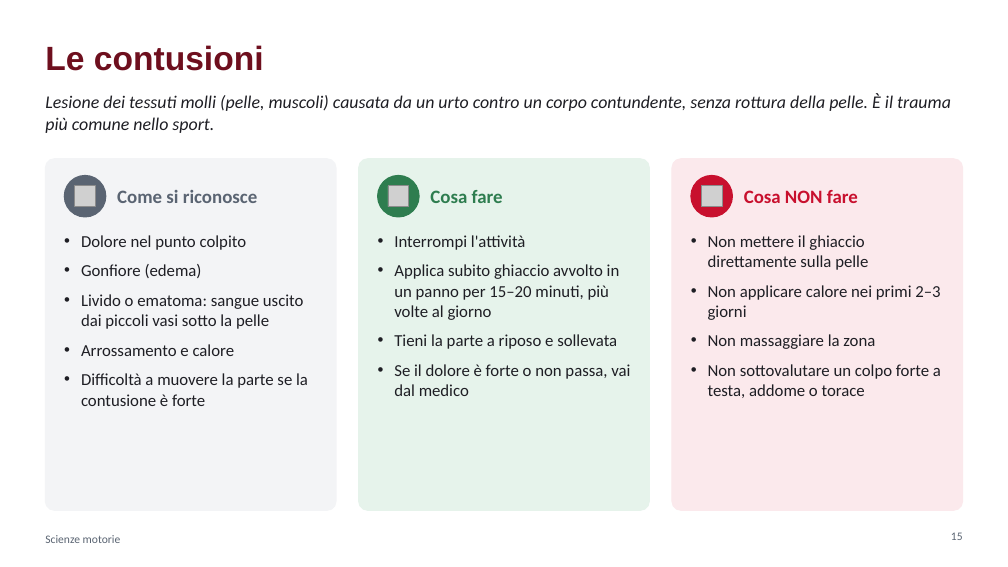
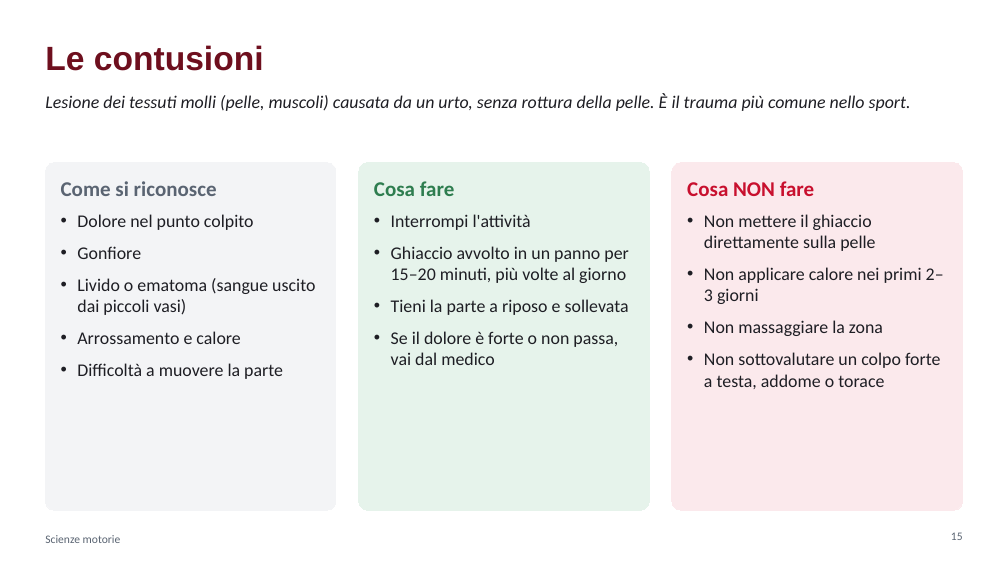
Before and after one commit to krazerrino/ginnastica, a slide deck: slide 15 of Cuore_respiro_e_primo_soccorso.pptx. Drawn at 1008x567 pixels with LibreOffice and Linux fonts; fonts in the diff are those of the drawing; grey boxes stand for pictures. Boxes give left, top, right and bottom in pixels: in the first picture for what was removed or moved away, otherwise in the second. Text is boxed around its words. In the diff, an @@ line names an element or a change of style, - is before the commit and + after.

```diff
--- a/Cuore_respiro_e_primo_soccorso.pptx
+++ b/Cuore_respiro_e_primo_soccorso.pptx
@@ text at (45, 94, 911, 111): text changed @@
-Lesione dei tessuti molli (pelle, muscoli) causata da un urto contro un corpo contundente, senza rottura della pelle. È il trauma più comune nello sport.
+Lesione dei tessuti molli (pelle, muscoli) causata da un urto, senza rottura della pelle. È il trauma più comune nello sport.
@@ rounded rectangle "Come si riconosce": place and size @@
-rounded rectangle "Come si riconosce" at (45, 159, 336, 510)
+rounded rectangle "Come si riconosce" at (45, 163, 336, 510)
@@ rounded rectangle "Come si riconosce" at (45, 163, 336, 510): outline #F3F4F6 1 pt to #F3F4F6 0.75 pt @@
@@ ellipse removed at (64, 175, 106, 217) @@
@@ rounded rectangle "Cosa fare": place and size @@
-rounded rectangle "Cosa fare" at (394, 235, 630, 396)
+rounded rectangle "Cosa fare" at (358, 163, 649, 510)
@@ rounded rectangle "Cosa fare" at (358, 163, 649, 510): fill none to #E6F3EB; outline none to #E6F3EB 0.75 pt @@
@@ rounded rectangle removed at (358, 159, 649, 510) @@
@@ ellipse removed at (377, 175, 419, 217) @@
@@ rounded rectangle "Cosa NON fare": place and size @@
-rounded rectangle "Cosa NON fare" at (708, 235, 941, 398)
+rounded rectangle "Cosa NON fare" at (672, 163, 963, 510)
@@ rounded rectangle "Cosa NON fare" at (672, 163, 963, 510): fill none to #FBE9EC; outline none to #FBE9EC 0.75 pt @@
@@ rounded rectangle removed at (672, 159, 963, 510) @@
@@ ellipse removed at (691, 175, 733, 217) @@
@@ text in rounded rectangle at (61, 181, 315, 379): text added @@
+Come si riconosce
+• Dolore nel punto colpito
+• Gonfiore
+• Livido o ematoma (sangue uscito dai piccoli vasi)
+• Arrossamento e calore
+• Difficoltà a muovere la parte
@@ picture removed at (75, 186, 96, 207) @@
@@ text removed at (117, 190, 258, 203) @@
-Come si riconosce
@@ text in rounded rectangle at (374, 181, 454, 196): paragraph added @@
+Cosa fare
@@ picture removed at (388, 186, 409, 207) @@
@@ text removed at (430, 190, 503, 203) @@
-Cosa fare
@@ text in rounded rectangle at (687, 181, 815, 196): paragraph added @@
+Cosa NON fare
@@ picture removed at (702, 186, 723, 207) @@
@@ text removed at (744, 190, 858, 203) @@
-Cosa NON fare
@@ text removed at (81, 235, 308, 406) @@
-• Dolore nel punto colpito
-• Gonfiore (edema)
-• Livido o ematoma: sangue uscito dai piccoli vasi sotto la pelle
-• Arrossamento e calore
-• Difficoltà a muovere la parte se la contusione è forte
@@ text in rounded rectangle at (391, 214, 629, 365): size 16 to 17 pt in "Interrompi l'attività", "Tieni la parte a riposo e sollevata", "Se il dolore è forte o non ..."; more space between paragraphs @@
@@ text in rounded rectangle at (704, 214, 944, 389): size 16 to 17 pt; more space between paragraphs @@
@@ text in rounded rectangle at (391, 246, 628, 283): text changed; size 16 to 17 pt @@
-• Applica subito ghiaccio avvolto in un panno per 15–20 minuti, più volte al giorno
+• Ghiaccio avvolto in un panno per 15–20 minuti, più volte al giorno
```
Also in this commit, not shown: 36 other slides changed, 1 other file.
